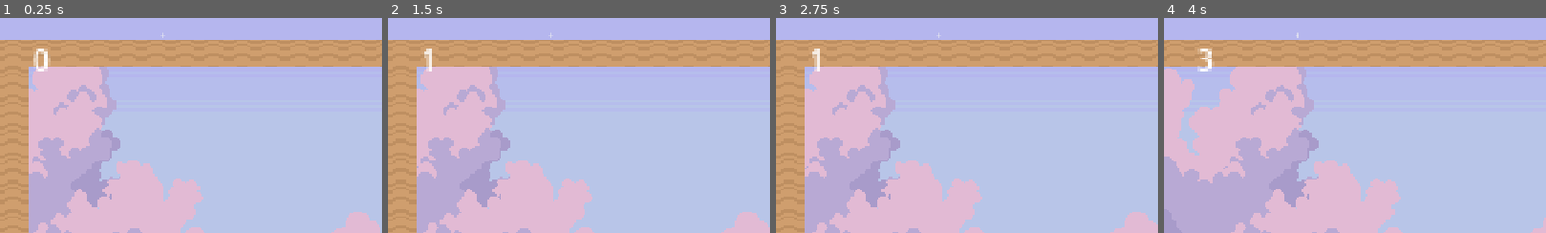
Above: before the commit, frames 1-4 (left to right).
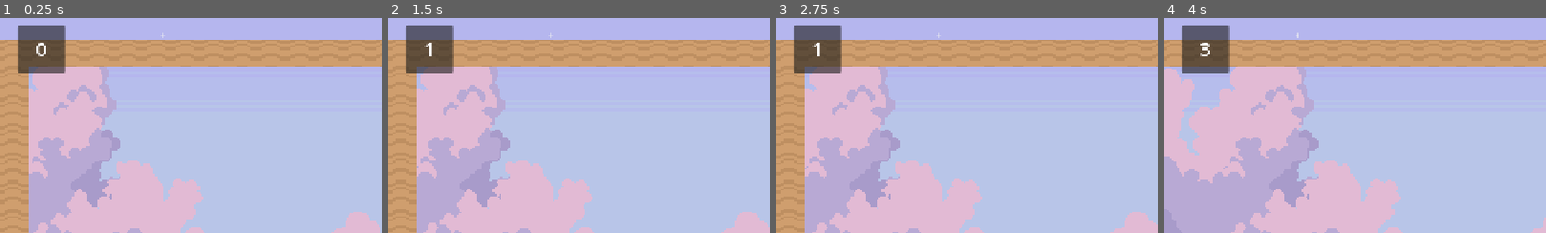
Above: after the commit, the same moments.

Repository: leticiavdtx/Projeto_Godot_LETICIA
Game: Godot game, scene res://scenes/main.tscn
Same seed, same stepped clock (60 frames per second), same inputs: the game is played once before the commit and once after it.
Inputs:
- Up to frame 1 (0.25 s): no input
- Up to frame 2 (1.5 s): tap Enter (ui_accept) at 0.5, 0.77 s; hold Right (ui_right) from 0.53 s (still down)
- Up to frame 3 (2.75 s): tap Enter (ui_accept) at 1.52 s; release Right (ui_right) at 2.03 s; hold Left (ui_left) from 2.03 s (still down)
- Up to frame 4 (4 s): release Left (ui_left) at 2.78 s; hold Right (ui_right) from 2.78 s (still down); tap Enter (ui_accept) at 3.02, 3.77 s
The pictures show only the part of the screen within x 0-50%, y 2-52%; the shares and areas given below are measured in that part.

The runs differ from the first frame. In frame 1, 2.8% of the frame differs, in the area x 4-18%, y 3-26%; in frame 2, 2.8%; in frame 3, 2.8%; in frame 4, 2.8%.

Commit message:
Estilizar contagem de pontos

Diff:
--- a/scenes/level1.tscn
+++ b/scenes/level1.tscn
@@ -958,6 +958,9 @@
 font_size = 34
 font_color = Color(1, 0.4392157, 1, 1)
 
+[sub_resource type="LabelSettings" id="LabelSettings_gsr7l"]
+font_size = 32
+
 [node name="CenaGameplay" type="Node2D" unique_id=1391860158]
 position = Vector2(0, 52)
 
@@ -1046,16 +1049,25 @@
 
 [node name="CanvasLayer" type="CanvasLayer" parent="." unique_id=1044747113]
 
-[node name="Pontos" type="Label" parent="CanvasLayer" unique_id=1009153705]
+[node name="PanelContainer" type="PanelContainer" parent="CanvasLayer" unique_id=1897179858]
+offset_left = 30.0
+offset_top = 30.0
+offset_right = 70.0
+offset_bottom = 110.0
+
+[node name="MarginContainer" type="MarginContainer" parent="CanvasLayer/PanelContainer" unique_id=426094094]
+layout_mode = 2
+theme_override_constants/margin_left = 10
+theme_override_constants/margin_top = 10
+theme_override_constants/margin_right = 10
+theme_override_constants/margin_bottom = 10
+
+[node name="Pontos" type="Label" parent="CanvasLayer/PanelContainer/MarginContainer" unique_id=1009153705]
 unique_name_in_owner = true
-anchors_preset = -1
-anchor_bottom = 0.016
-offset_left = 43.0
-offset_top = 53.0
-offset_right = 57.333336
-offset_bottom = 131.313
-scale = Vector2(3, 3)
+custom_minimum_size = Vector2(59, 0)
+layout_mode = 2
 text = "0"
-horizontal_alignment = 2
+label_settings = SubResource("LabelSettings_gsr7l")
+horizontal_alignment = 1
 
 [connection signal="body_entered" from="Bandeira" to="Bandeira" method="_on_body_entered"]
